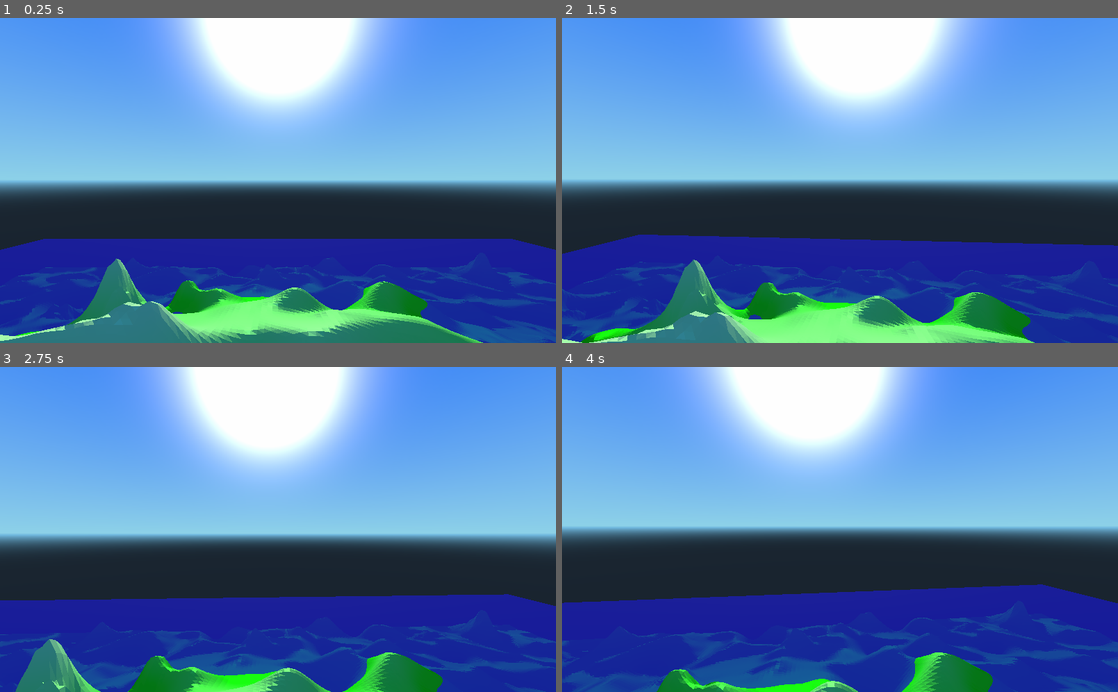
Above: before the commit, frames 1-4 (two rows, left to right).
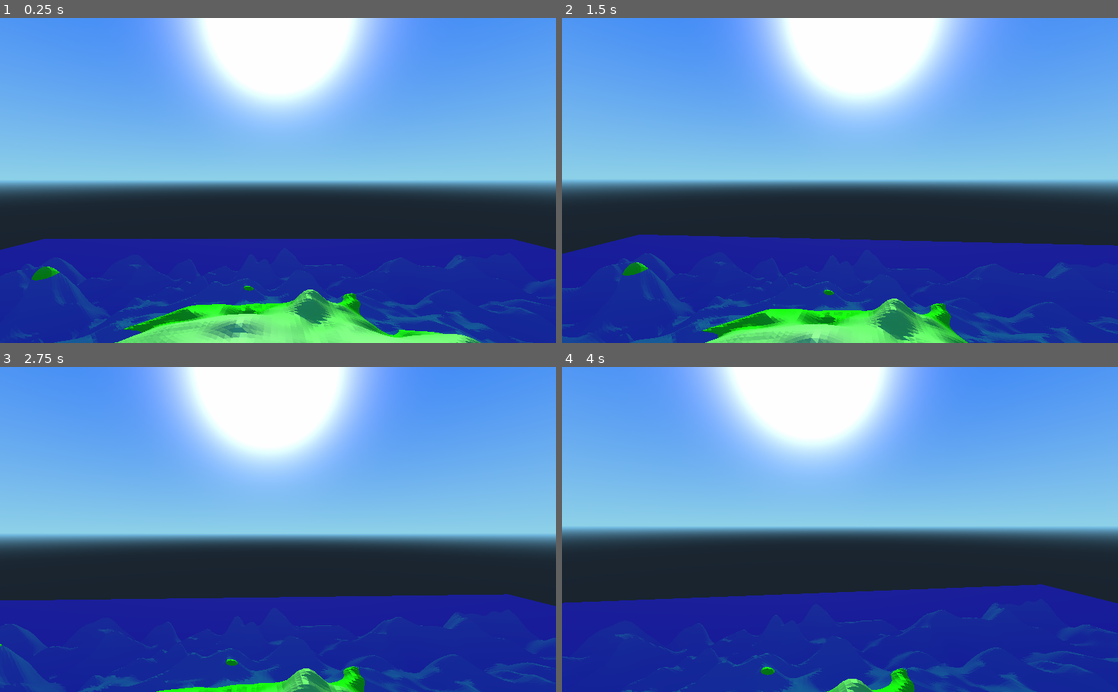
Above: after the commit, the same moments.

Repository: MichaelReel/Terrain_Scratch
Game: Godot game, scene res://Root.tscn
The game is run twice, just before and just after one commit, with the same random seed, the same clock (stepped at 60 frames per second) and the same inputs.
Inputs (mouse positions are in pixels of both pictures, inside the frame that each line leads up to):
- Up to frame 1 (0.25 s): no input
- Up to frame 2 (1.5 s): tap Enter at 0.5 s; move the mouse to (867, 180) at 0.52 s; hold W (forward) from 0.53 s (still down); move the mouse to (812, 180) at 1.27 s
- Up to frame 3 (2.75 s): keep holding W (forward); move the mouse to (289, 523) at 2.02 s
- Up to frame 4 (4 s): keep holding W (forward); move the mouse to (834, 536) at 2.77 s; move the mouse to (878, 532) at 3.52 s

The runs differ from the first frame. In frame 1, 13% of the frame differs, in the area x 0-100%, y 72-100%; in frame 2, 11%; in frame 3, 8.4%; in frame 4, 7.5%.

Commit message:
Much fiddling with stuff, main change is the terrain chunks are now created from a pre-generated height map.

Diff:
--- a/Graph.gd
+++ b/Graph.gd
@@ -1,13 +1,15 @@
 extends Object
 
-const EPSILON = 0.0000001
-
-var vertices
-var edges
-var triangles
+var vertex_grid
+var quads
 
 var hash_tool
 var scale
+
+var world_width   # The total width of the terrain
+var world_breadth # The total breadth of the terrain
+var height_grid   # The fullset of height values across the grid
+var water_grid    # The fullset of water values across the grid
 
 # Some fields used to track limits
 # Set with some reasonable defaults and update later
@@ -17,224 +19,123 @@
 var real_min_height = min_height
 var real_max_height = max_height
 
-class Vertex:
-	var pos    # Vector3
-	var index
+class Quad:
+	var v1_x
+	var v1_z
+	var v2_x
+	var v2_z
 
-	# parent references
-	var edges      # Array of Edge
-	var tris       # Array of parent Triangle
-	var connectors # Array of connected vertices
+	func _init(vert1_x, vert1_z, vert2_x, vert2_z):
+		v1_x = vert1_x
+		v1_z = vert1_z
+		v2_x = vert2_x
+		v2_z = vert2_z
 
-	func _init(vertex):
-		pos        = vertex
-		edges      = []
-		tris       = []
-		connectors = []
+	#      v1_x  v2_x
+	#        '     '
+	# v1_z-  A-----B
+	#        | \   |
+	#        |   \ |
+	# v2_z-  C-----D
 
-	static func sort(a, b):
-		# Sort by z then x then y
-		if a.pos.z > b.pos.z:
-			return true
-		elif a.pos.z == b.pos.z:
-			if a.pos.x < b.pos.x:
-				return true
-			elif a.pos.x == b.pos.x:
-				if a.pos.y < b.pos.y:
-					return true
-		return false
+	func A(grid):
+		return grid[v1_z][v1_x]
 
-	func equals(b):
-		return pos.distance_to(b.pos) < EPSILON
+	func B(grid):
+		return grid[v1_z][v2_x]
 
-	static func make_clockwise(vl):
-		assert(len(vl) == 3)
-		var area2 = (vl[1].pos.x - vl[0].pos.x) * (vl[2].pos.z - vl[0].pos.z) - (vl[1].pos.z - vl[0].pos.z) * (vl[2].pos.x - vl[0].pos.x)
-		if area2 > 0:
-			var tmp = vl[2]
-			vl[2] = vl[1]
-			vl[1] = tmp
+	func C(grid):
+		return grid[v2_z][v1_x]
 
-	static func place_vertex_in_list(list, v):
-		var v_ind = list.bsearch_custom(v, v, "sort")
-		if v_ind >= 0 and v_ind < len(list) and v.equals(list[v_ind]):
-			v = list[v_ind]
-		else:
-			list.insert(v_ind, v)
-		return v
+	func D(grid):
+		return grid[v2_z][v2_x]
 
-	func set_height(new_height):
-		pos.y = new_height
+# Utility function, could maybe be libraried off
+func setup_2d_float_array(width, height):
+	var rows = []
+	for h in range(height):
+		rows.append([])
+		for w in range(width):
+			rows[h].append(0.0)
+	return rows
 
-class Edge:
-	var v1    # Vertex
-	var v2    # Vertex
+# Utility function, could maybe be libraried off
+func setup_2d_Vector3_array(width, height):
+	var rows = []
+	for h in range(height):
+		rows.append([])
+		for w in range(width):
+			rows[h].append(Vector3())
+	return rows
 
-	# parent references
-	var tris       # Array of parent Triangle
+func _init(ht, s, world_size):
+	quads         = []
+	hash_tool     = ht
+	scale         = s
+	world_width   = world_size.x
+	world_breadth = world_size.y
 
-	func _init(vert1, vert2):
-		# Add the vertices in sorted order
-		# This simplifies equality test
-		if Vertex.sort(vert1, vert2):
-			v1 = vert1
-			v2 = vert2
-		else:
-			v1 = vert2
-			v2 = vert1
-
-		# Update joined vertices:
-		place_edge_in_list(v1.edges, self)
-		Vertex.place_vertex_in_list(v1.connectors, v2)
-		place_edge_in_list(v2.edges, self)
-		Vertex.place_vertex_in_list(v2.connectors, v1)
-
-		# Initialise triangle list
-		tris   = []
-
-	static func sort(a, b):
-		# Sort by first vertex first - vertices should already be sorted
-		if Vertex.sort(a.v1, b.v1):
-			return true
-		elif (a.v1.equals(b.v1)):
-			if Vertex.sort(a.v2, b.v2):
-				return true
-		return false
-
-	func equals(b):
-		# This assumes vertices are in sorted order
-		return v1.equals(b.v1) and v2.equals(b.v2)
-
-	static func place_edge_in_list(list, e):
-		var e_ind = list.bsearch_custom(e, e, "sort")
-		if e_ind >= 0 and e_ind < len(list) and e.equals(list[e_ind]):
-			e = list[e_ind]
-		else:
-			list.insert(e_ind, e)
-		return e
-
-class Triangle:
-	var e1
-	var e2
-	var e3
-	var v1
-	var v2
-	var v3
-
-	func _init(edge1, edge2, edge3, vert1, vert2, vert3):
-		e1 = edge1
-		e2 = edge2
-		e3 = edge3
-		v1 = vert1
-		v2 = vert2
-		v3 = vert3
-		for c in [edge1, edge2, edge3, vert1, vert2, vert3]:
-			place_triangle_in_list(c.tris, self)
-
-	static func sort(a, b):
-		# Sort by first edge first - edges will already be in order
-		if Edge.sort(a.e1, b.e1):
-			return true
-		elif a.e1.equals(b.e1):
-			if Edge.sort(a.e2, b.e2):
-				return true
-			elif a.e2.equals(b.e2):
-				if Edge.sort(a.e3, b.e3):
-					return true
-		return false
-
-	func equals(b):
-		return e1.equals(b.e1) and e2.equals(b.e2) and e3.equals(b.e3)
-
-	static func place_triangle_in_list(list, t):
-		var t_ind = list.bsearch_custom(t, t, "sort")
-		if t_ind >= 0 and t_ind < len(list) and t.equals(list[t_ind]):
-			t = list[t_ind]
-		else:
-			list.insert(t_ind, t)
-		return t
-
-func _init(ht, s):
-	vertices  = []
-	edges     = []
-	triangles = []
-	hash_tool = ht
-	scale = s
+	generate_height_values()
 
 func clear():
-	vertices.clear()
-	edges.clear()
-	triangles.clear()
-
-func add_triangle(vec1, vec2, vec3):
-	# Skip any non-triangles:
-	if vec1 == vec2 or vec1 == vec3 or vec2 == vec3:
-		return
-	# Add vertices, or use existing ones
-	var vl = []
-	for v in [Vertex.new(vec1), Vertex.new(vec2), Vertex.new(vec3)]:
-		vl.append(Vertex.place_vertex_in_list(vertices, v))
-	Vertex.make_clockwise(vl)
-
-	# Add edges, or use existing ones
-	var el = []
-	for e in [Edge.new(vl[0], vl[1]), Edge.new(vl[1], vl[2]), Edge.new(vl[0], vl[2])]:
-		el.append(Edge.place_edge_in_list(edges, e))
-
-	# Add triangle
-	var tri = Triangle.new(el[0], el[1], el[2], vl[0], vl[1], vl[2])
-	Triangle.place_triangle_in_list(triangles, tri)
+	vertex_grid.clear()
+	quads.clear()
 
 func create_base_square_grid(grid_width, grid_breadth, chunk_width, chunk_breadth):
 	var dx = ( chunk_width / grid_width )
 	var dz = ( chunk_breadth / grid_breadth )
 
-	for z in grid_breadth:
-		for x in grid_width:
+	vertex_grid = setup_2d_Vector3_array(grid_width + 1, grid_breadth + 1)
+
+	for z in range(grid_breadth):
+		for x in range(grid_width):
 			var sx = x * dx
 			var sz = z * dz
 			var ex = (x + 1) * dx
 			var ez = (z + 1) * dz
 
-			#  A +-----+ B
-			#    | \   |
-			#    |   \ |
-			#  C +-----+ D
+			#      sx     ex
+			#       '     '
+			#  sz-  A-----B
+			#       | \   |
+			#       |   \ |
+			#  ez-  C-----D
 
-			var A = Vector3(sx, 0.0, sz)
-			var B = Vector3(ex, 0.0, sz)
-			var C = Vector3(sx, 0.0, ez)
-			var D = Vector3(ex, 0.0, ez)
+			(vertex_grid[z    ][x    ]).x = sx # A.x
+			(vertex_grid[z    ][x + 1]).x = ex # B.x
+			(vertex_grid[z + 1][x    ]).x = sx # C.x
+			(vertex_grid[z + 1][x + 1]).x = ex # D.x
 
-			add_triangle(A, B, D)
-			add_triangle(A, D, C)
+			(vertex_grid[z    ][x    ]).z = sz # A.z
+			(vertex_grid[z    ][x + 1]).z = sz # B.z
+			(vertex_grid[z + 1][x    ]).z = ez # C.z
+			(vertex_grid[z + 1][x + 1]).z = ez # D.z
 
-	update_vertex_indices()
+			quads.append(Quad.new(z, x, z + 1, x + 1))
 
-func set_height_features(x_offset = 0.0, z_offset = 0.0):
-	# This takes an array of hash functions to be accumulated for each vertex
-	# The hash instances in hashes need to implement a getHash(x, y) function
-	# Each getHash will be call for each vertex and the height added by amplitude
-	# Where amplitude is modified for each hashes by the multiplier
+func generate_height_values():
+	height_grid = setup_2d_float_array(world_width + 1, world_breadth + 1)
+	water_grid = setup_2d_float_array(world_width + 1, world_breadth + 1)
 
-	for v in vertices:
-		var new_height = hash_tool.getHash((v.pos.x + x_offset) * scale, (v.pos.z + z_offset) * scale)
-		v.set_height(new_height)
-		real_min_height = min(real_min_height, new_height)
-		real_max_height = max(real_max_height, new_height)
+	# This sucks a bit as it means calculating all the values at once
+	# But we need the whole world to generate water heights
+	for z in range(len(height_grid)):
+		for x in range(len(height_grid[z])):
+			var new_height = hash_tool.getHash(float((x - (world_width / 2)) * scale), float((z - (world_width / 2)) * scale))
+			height_grid[z][x] = new_height
+			real_min_height = min(real_min_height, new_height)
+			real_max_height = max(real_max_height, new_height)
 
+func set_height_features(x_offset, z_offset, x_h_grid, z_h_grid):
 
-func update_vertex_indices():
-	# Vertices should already be ordered and unique
-	# Just update the internal indices
-	var ind = 0
-	for vert in vertices:
-		vert.index = ind
-		ind += 1
+	for z in range(len(vertex_grid)):
+		for x in range(len(vertex_grid[z])):
+			var new_height = height_grid[z_h_grid + z][x_h_grid + x]
+			vertex_grid[z][x].y = new_height
 
-func generate_mesh(offset):
+func generate_mesh(offset, h_offset):
 
-	set_height_features(offset.x, offset.z)
+	set_height_features(offset.x, offset.z, h_offset.x, h_offset.y)
 
 	var mesh = Mesh.new()
 	var surfTool = SurfaceTool.new()
@@ -242,10 +143,20 @@
 	var color_scale = (2.0 / (max_height - min_height))
 
 	surfTool.begin(Mesh.PRIMITIVE_TRIANGLES)
-	for tri in triangles:
-		add_coloured_vertex(surfTool, tri.v1.pos, color_scale)
-		add_coloured_vertex(surfTool, tri.v3.pos, color_scale)
-		add_coloured_vertex(surfTool, tri.v2.pos, color_scale)
+
+	# A-----B
+	# | \   |
+	# |   \ |
+	# C-----D
+
+	for quad in quads:
+		add_coloured_vertex(surfTool, quad.A(vertex_grid), color_scale)
+		add_coloured_vertex(surfTool, quad.B(vertex_grid), color_scale)
+		add_coloured_vertex(surfTool, quad.D(vertex_grid), color_scale)
+
+		add_coloured_vertex(surfTool, quad.A(vertex_grid), color_scale)
+		add_coloured_vertex(surfTool, quad.D(vertex_grid), color_scale)
+		add_coloured_vertex(surfTool, quad.C(vertex_grid), color_scale)
 
 	surfTool.generate_normals()
 	surfTool.commit(mesh)
--- a/HeightHash.gd
+++ b/HeightHash.gd
@@ -6,7 +6,8 @@
 
 var Perlin = load("res://PerlinRef.gd")
 
-var variation_hash
+var multiplier_hash
+var amp_hash
 var island_limiter
 var hashes
 
@@ -26,12 +27,12 @@
 		return y / 2.0
 
 func _init(shelf_limit, rseed = 0):
-	print ("Base rseed: " + str(rseed))
 	seed(rseed)
-	print ("First rand: " + str(randi()))
-	var hash_seeds = [randi(), randi(), randi(), randi(), randi()]
+	randi() # Discard first rand as value tends to be low
+	var hash_seeds = [randi(), randi(), randi(), randi(), randi(), randi()]
 	island_limiter = ContinentalDome.new(shelf_limit)
-	variation_hash = Perlin.new(7.0 / shelf_limit, hash_seeds[4])
+	multiplier_hash = Perlin.new(15.0 / shelf_limit, hash_seeds[4])
+	amp_hash = Perlin.new(7.0 / shelf_limit, hash_seeds[5])
 	hashes = [
 		Perlin.new(1.0 / 29.0, hash_seeds[0]),
 		Perlin.new(1.0 / 17.0, hash_seeds[1]),
@@ -40,9 +41,9 @@
 	]
 
 func getHash(x, y):
-	var amp_multiplier = variation_hash.getHash(x, y)
+	var amp_multiplier = multiplier_hash.getHash(x, y)
 	var new_height = island_limiter.getHash(x, y)
-	var amp = variation_hash.getHash(x, y)
+	var amp = amp_hash.getHash(x, y)
 	for p in hashes:
 		new_height += p.getHash(x, y) * amp
 		amp *= amp_multiplier
--- a/PerlinRef.gd
+++ b/PerlinRef.gd
@@ -8,7 +8,6 @@
 var dz
 
 func _init(zoom, rseed = 0):
-	print ("rseed: " + str(rseed))
 	self.p = []
 	self.min_hash = 0.0
 	self.max_hash = 0.0
@@ -39,7 +38,7 @@
 		222,114, 67, 29, 24, 72,243,141,128,195, 78, 66,215, 61,156,180,
 	]
 	seed(rseed)
-	print ("First rand: " + str(randi()))
+	randi() # Discard first randi, it's usually very low
 	# perm.shuffle(): not implemented quite yet, should replace:
 	var pl = len(perm)
 	var o_ind
--- a/Root.tscn
+++ b/Root.tscn
@@ -1,8 +1,9 @@
 [gd_scene load_steps=8 format=2]
 
-[ext_resource path="res://TerrainDemo.gd" type="Script" id=1]
-[ext_resource path="res://Land.material" type="Material" id=2]
-[ext_resource path="res://CameraControl.gd" type="Script" id=3]
+[ext_resource path="res://translucent_blue.shader" type="Shader" id=1]
+[ext_resource path="res://TerrainDemo.gd" type="Script" id=2]
+[ext_resource path="res://Land.material" type="Material" id=3]
+[ext_resource path="res://CameraControl.gd" type="Script" id=4]
 
 [sub_resource type="PlaneMesh" id=1]
 
@@ -12,22 +13,13 @@
 subdivide_depth = 0
 _sections_unfolded = [ "Resource" ]
 
-[sub_resource type="Shader" id=5]
-
-code = "shader_type spatial;
-
-void fragment() {
-	ALBEDO = vec3(0.0, 0.0, 0.25);
-	ALPHA = 0.9;
-}"
-
-[sub_resource type="ShaderMaterial" id=3]
+[sub_resource type="ShaderMaterial" id=2]
 
 render_priority = 0
-shader = SubResource( 5 )
+shader = ExtResource( 1 )
 _sections_unfolded = [ "Resource" ]
 
-[sub_resource type="CapsuleShape" id=4]
+[sub_resource type="CapsuleShape" id=3]
 
 radius = 2.0
 height = 2.0
@@ -48,17 +40,18 @@
 lod_max_hysteresis = 0.0
 mesh = SubResource( 1 )
 skeleton = NodePath("..")
-material/0 = SubResource( 3 )
-script = ExtResource( 1 )
+material/0 = SubResource( 2 )
+script = ExtResource( 2 )
 _sections_unfolded = [ "Transform", "material" ]
 chunk_resolution = Vector2( 32, 32 )
 chunks_grid = Vector2( 8, 8 )
-chunk_material = ExtResource( 2 )
+chunk_material = ExtResource( 3 )
 force_generation = true
+create_colliders = true
 
 [node name="DirectionalLight" type="DirectionalLight" parent="." index="1"]
 
-transform = Transform( -1, 6.18173e-008, -6.18173e-008, 0, 0.707107, 0.707107, 8.74228e-008, 0.707107, -0.707107, 16, 16, 0 )
+transform = Transform( -1, 6.18173e-008, -6.18173e-008, 0, 0.707107, 0.707107, 8.74228e-008, 0.707107, -0.707107, 0, 0, 0 )
 layers = 1
 light_color = Color( 0.974685, 0.976563, 0.736237, 1 )
 light_energy = 1.0
--- a/TerrainDemo.gd
+++ b/TerrainDemo.gd
@@ -9,9 +9,12 @@
 
 export (Vector2) var chunk_resolution = Vector2(32.0, 32.0) # The number of points across the grid
 export (Vector2) var chunks_grid = Vector2(8, 8)            # Size of the grid of chunks
-export (ShaderMaterial) var chunk_material
-export (bool) var force_generation = true
+export (ShaderMaterial) var chunk_material                  # Material put onto the "land" chunks
+export (bool) var force_generation = true                   # Remove generated files and force creation
+export (bool) var create_colliders = false                  # Set to add colliders for each chunk
+
 var chunk_size = Vector3(1.0 / chunks_grid.x, 0.0, 1.0 / chunks_grid.y)
+var total_grid = Vector2(chunk_resolution.x * chunks_grid.x, chunk_resolution.y * chunks_grid.y)
 var graph                                                   # Used to generate meshes
 
 
@@ -21,9 +24,11 @@
 	if force_generation:
 		remove_all_files()
 	update_terrain()
-	create_colliders()
-	save_chunks()
-	save_index()
+	if create_colliders:
+		create_colliders()
+	if not force_generation:
+		save_chunks()
+		save_index()
 
 func prepare_storage():
 	var save_dir_path = "user://" + terrain_path + "/"
@@ -45,7 +50,6 @@
 			dir.remove(save_dir.get_current_dir() + "/" + index["Chunks"][chunk_name]["file"] )
 			index["Chunks"][chunk_name].erase("file")
 
-
 func load_index():
 	var index_file = save_dir.get_current_dir() + "/index.json"
 	var load_index = File.new()
@@ -73,10 +77,12 @@
 	index["Loads"] += 1
 
 func update_terrain():
-	var shelf_limit = 100.0
-	graph = Graph.new(HeightHash.new(shelf_limit, 2), 2 * shelf_limit)
+	var shelf_limit = 11.0
+	graph = Graph.new(HeightHash.new(shelf_limit, 2), 1.0 / shelf_limit, total_grid)
+	index["HeightGrid"] = graph.height_grid
 	graph.create_base_square_grid(chunk_resolution.x, chunk_resolution.y, chunk_size.x, chunk_size.z)
 	var surface_tool = SurfaceTool.new()
+	var generated = false
 
 	for z in range(chunks_grid.y):
 		for x in range(chunks_grid.x):
@@ -88,6 +94,8 @@
 			else:
 				index["Chunks"][chunk_name] = {}
 				index["Chunks"][chunk_name]["data"] = generate_chunk(x, z)
+				generated = true
+			add_child(index["Chunks"][chunk_name]["data"])
 
 	# Some debug relating to shader ranges:
 	var cmin = graph.min_height
@@ -99,20 +107,19 @@
 	if rmax > cmax:
 		print ("real max height is: " + str(rmax) + ", current: " + str(cmax))
 
-
 func generate_chunk(x, z):
 
 	# Get position from generation offset
 	var x_offset = x * chunk_size.x
 	var z_offset = z * chunk_size.z
 	var offset = Vector3(x_offset - 0.5, -0.5, z_offset - 0.5)
+	var grid_offset = Vector2(x * chunk_resolution.x, z * chunk_resolution.y)
 
 	# Create and return the chunk mesh
 	var chunk = MeshInstance.new()
-	chunk.set_mesh(graph.generate_mesh(offset))
+	chunk.set_mesh(graph.generate_mesh(offset, grid_offset))
 	chunk.material_override = chunk_material
 	chunk.translation = offset
-	add_child(chunk)
 	return chunk
 
 func create_colliders():
@@ -120,8 +127,9 @@
 	for chunk_name in index["Chunks"].keys():
 		var chunk = index["Chunks"][chunk_name]["data"]
 		# Create collision layer
-		var collsion = chunk.create_trimesh_collision()
-		add_child(collsion)
+		# Annoyingly, this causes the mesh_surface_get_index_array error
+		# Clearly, this needs to be created by more "manual" means
+		chunk.create_trimesh_collision()
 
 func load_chunk(chunk_name, surface_tool):
 
@@ -178,8 +186,6 @@
 	chunk.material_override = chunk_material
 	chunk.translation = offset
 
-	add_child(chunk)
-
 	return chunk
 
 func save_chunks():
--- /dev/null
+++ b/translucent_blue.shader
@@ -0,0 +1,6 @@
+shader_type spatial;
+
+void fragment() {
+	ALBEDO = vec3(0.0, 0.0, 0.25);
+	ALPHA = 0.9;
+}
Not shown: 2 places in Root.tscn that only renumber resources
